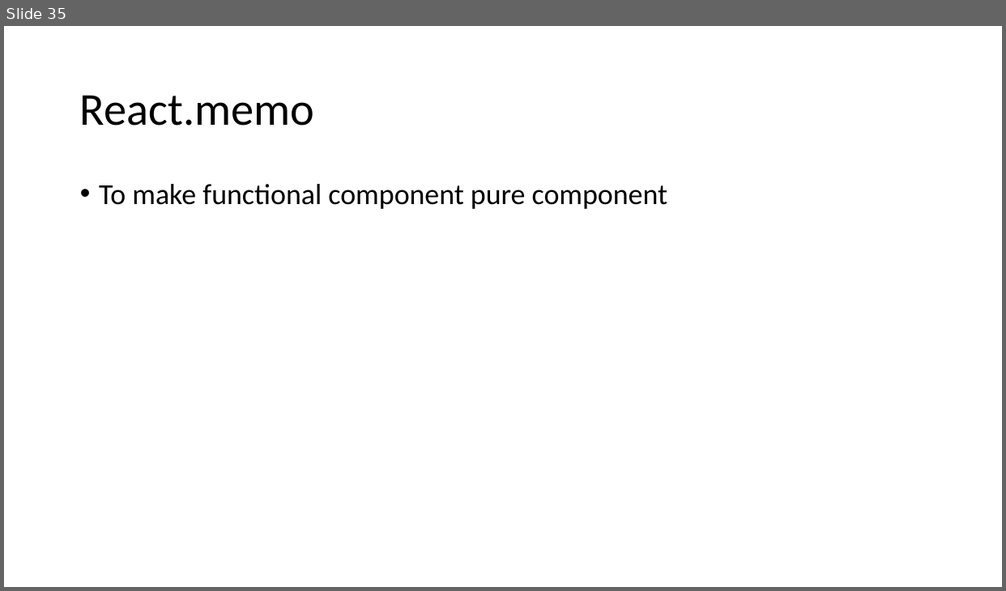
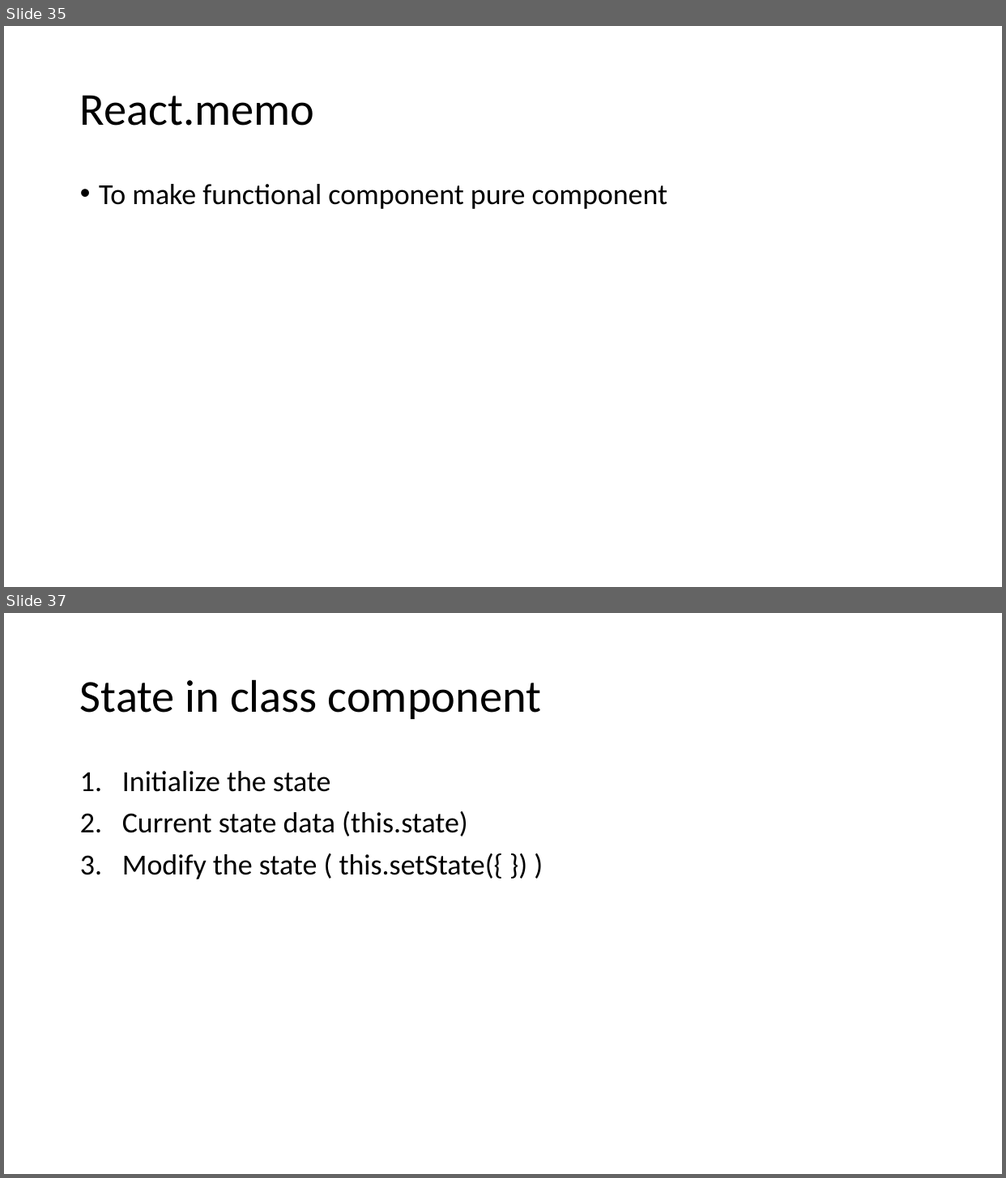
Before and after one commit to Chandan-TY/online-react-js, a slide deck: React JS Workings.pptx. Shown one above the other, each under a label of ours: slide 35 before the commit, slides 35 and 37 after it; the slides between them are not shown. The pictures are 1006x591 and 1006x1178 pixels, drawn with LibreOffice and Linux fonts; fonts in the diff are those of the drawing. Boxes give left, top, right and bottom in pixels: in the first picture for what was removed or moved away, otherwise in the second. Text is boxed around its words. In the diff, an @@ line names an element or a change of style, - is before the commit and + after.

```diff
--- a/React JS Workings.pptx
+++ b/React JS Workings.pptx
@@ slide 37 added at (x1=4, y1=613, x2=1002, y2=1174), background #FFFFFF @@
@@ title added at (x1=80, y1=679, x2=541, y2=719), 44 pt, text #000000 @@
+State in class component
@@ text added at (x1=122, y1=771, x2=503, y2=879), 28 pt, text #000000 @@
+1. Initialize the state
+2. Current state data (this.state)
+3. Modify the state ( this.setState({ }) )
```
Also in this commit, not shown: 10 other slides added.
